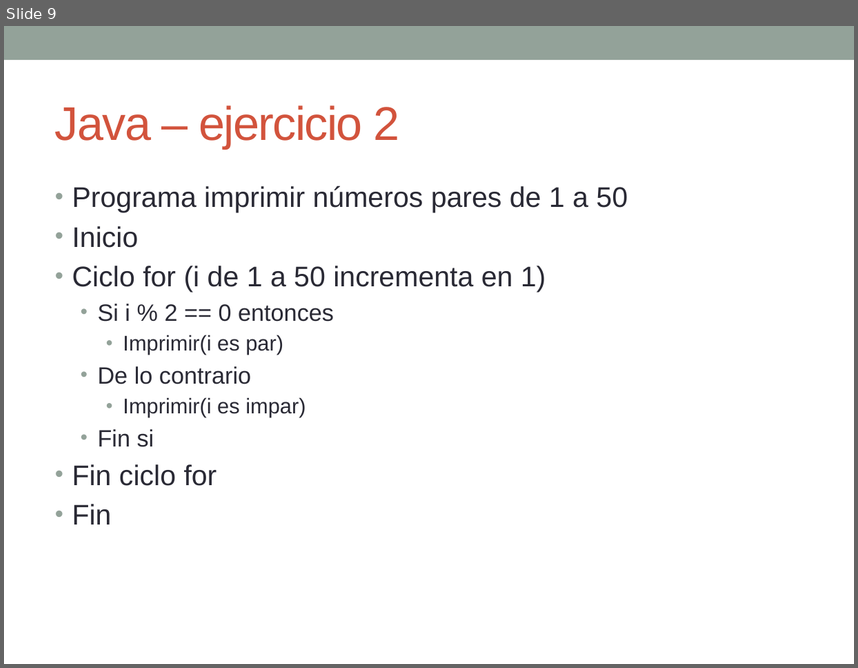
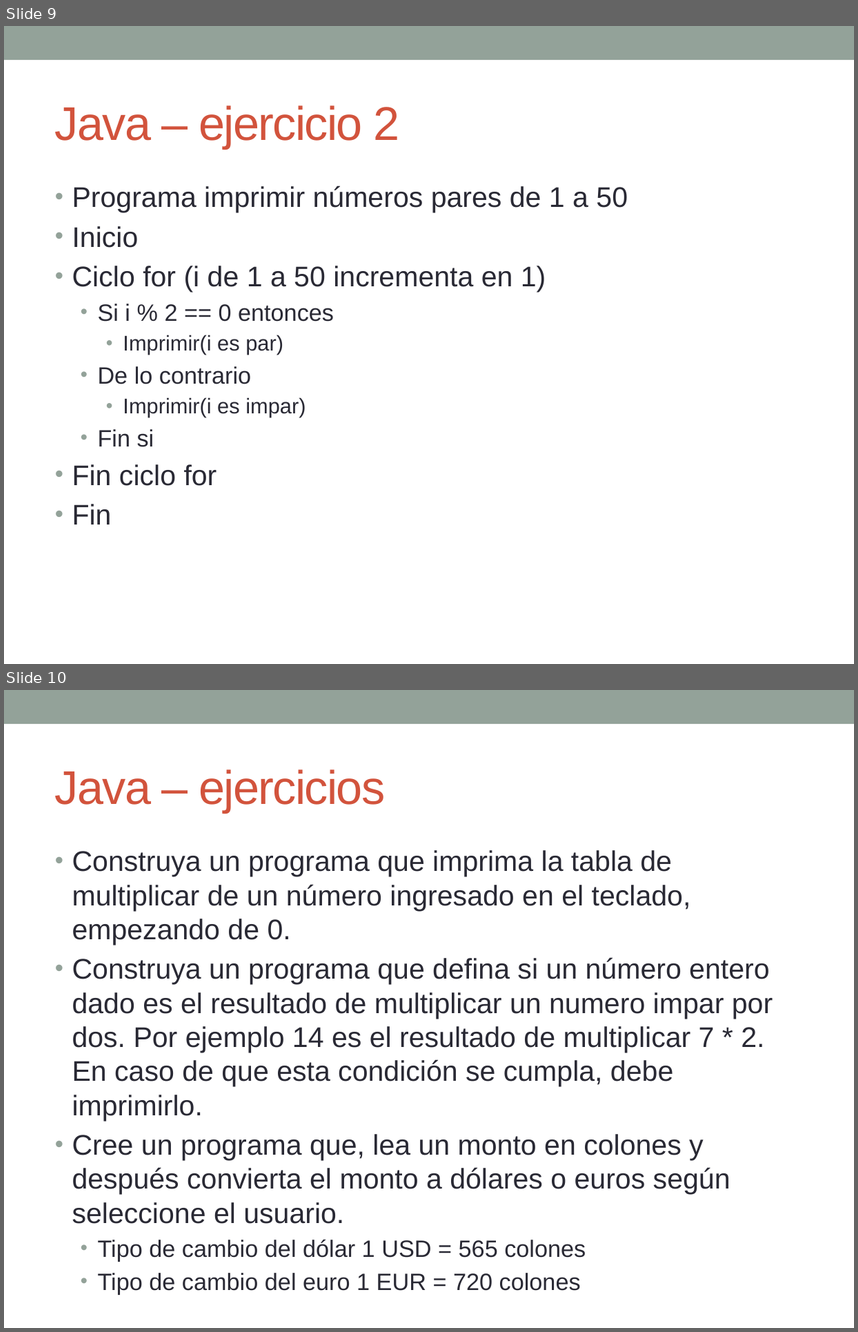
Before and after one commit to clases-Esteban/progra1, a slide deck: Semana 3.pptx. Shown one above the other, each under a label of ours: slide 9 before the commit, slides 9 and 10 after it. The pictures are 858x668 and 858x1332 pixels, drawn with LibreOffice and Linux fonts; fonts in the diff are those of the drawing. Boxes give left, top, right and bottom in pixels: in the first picture for what was removed or moved away, otherwise in the second. Text is boxed around its words. In the diff, an @@ line names an element or a change of style, - is before the commit and + after.

Commit message:
ejercicios semana 4, misma presentacion de semana 3

```diff
--- a/Semana 3.pptx
+++ b/Semana 3.pptx
@@ slide 10 added at bbox=[4, 690, 854, 1328], background #FFFFFF; not listed: 1 template element that a slide beside it also shows @@
@@ title added at bbox=[55, 769, 386, 813], 40 pt, text #D2533C @@
+Java – ejercicios
@@ text added at bbox=[72, 850, 773, 1294], 24 pt, text #292934 @@
+• Construya un programa que imprima la tabla de multiplicar de un número ingresado en el teclado, empezando de 0.
+• Construya un programa que defina si un número entero dado es el resultado de multiplicar un numero impar por dos. Por ejemplo 14 es el resultado de multiplicar 7 * 2. En caso de que esta condición se cumpla, debe imprimirlo.
+• Cree un programa que, lea un monto en colones y después convierta el monto a dólares o euros según seleccione el usuario.
+  • Tipo de cambio del dólar 1 USD = 565 colones
+  • Tipo de cambio del euro 1 EUR = 720 colones
```
Also in this commit, not shown: 2 other slides added, 15 other files.
